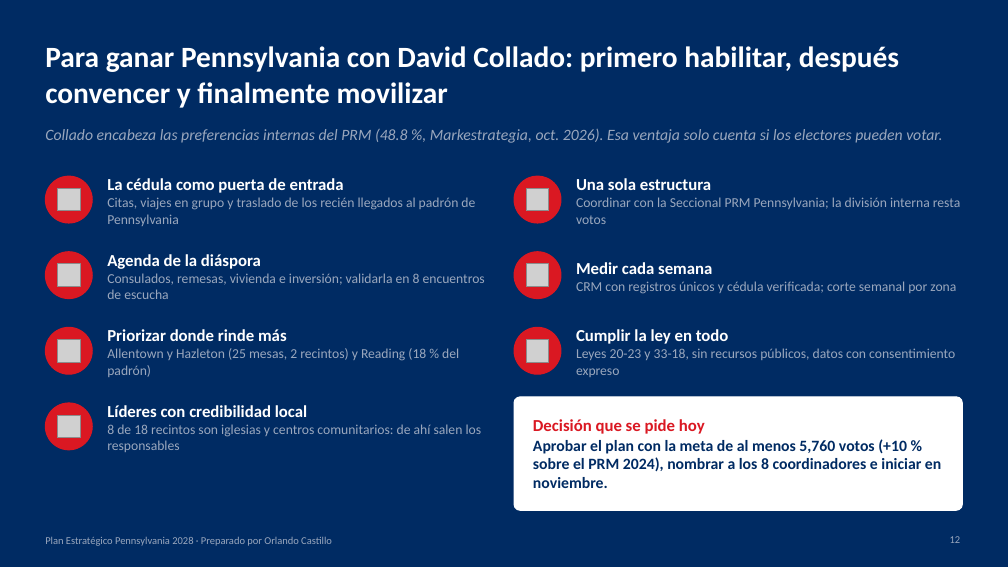
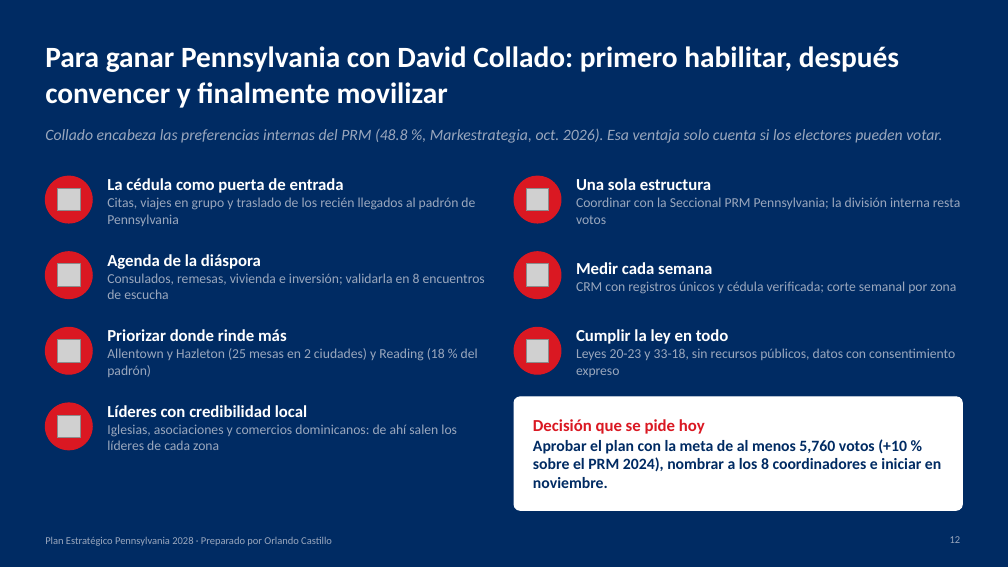
Before and after one commit to rcastillo9556/pdf-toolkit, a slide deck: slide 12 of presentaciones/Plan_Estrategico_Pennsylvania_2028.pptx. Drawn at 1008x567 pixels with LibreOffice and Linux fonts; fonts in the diff are those of the drawing; grey boxes stand for pictures. Boxes give left, top, right and bottom in pixels: in the first picture for what was removed or moved away, otherwise in the second. Text is boxed around its words. In the diff, an @@ line names an element or a change of style, - is before the commit and + after.

```diff
--- a/presentaciones/Plan_Estrategico_Pennsylvania_2028.pptx
+++ b/presentaciones/Plan_Estrategico_Pennsylvania_2028.pptx
@@ text at box(107, 348, 478, 377): text changed @@
-Allentown y Hazleton (25 mesas, 2 recintos) y Reading (18 % del padrón)
+Allentown y Hazleton (25 mesas en 2 ciudades) y Reading (18 % del padrón)
@@ text at box(107, 424, 457, 450): text changed @@
-8 de 18 recintos son iglesias y centros comunitarios: de ahí salen los responsables
+Iglesias, asociaciones y comercios dominicanos: de ahí salen los líderes de cada zona
```
Also in this commit, not shown: 6 other slides changed, 1 other file.
